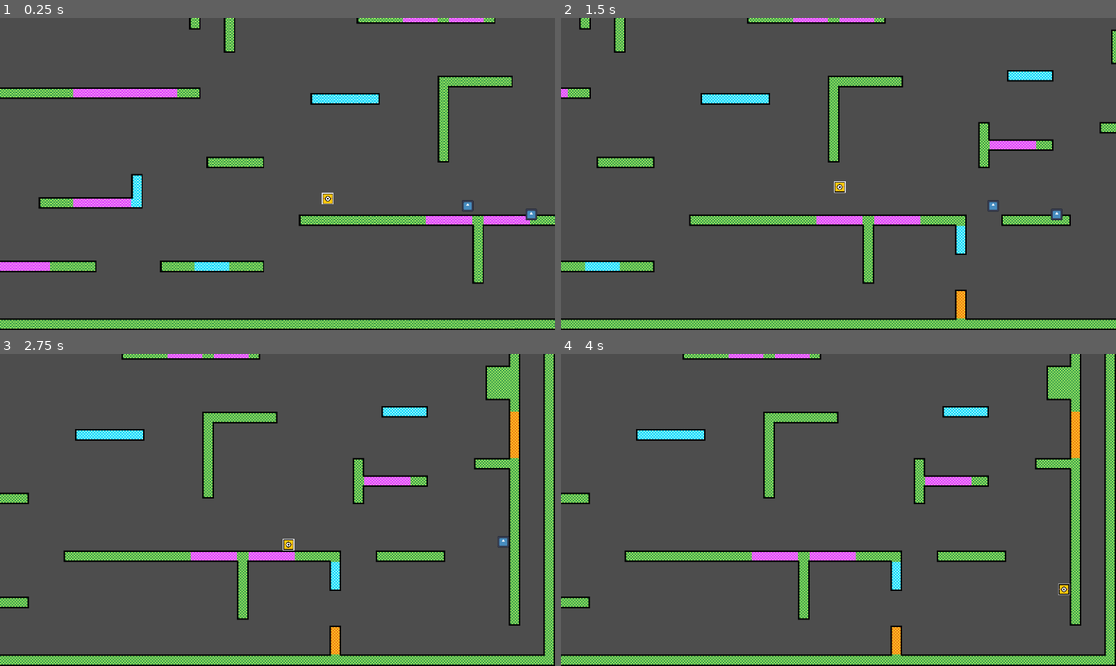
Above: before the commit, frames 1-4 (two rows, left to right).
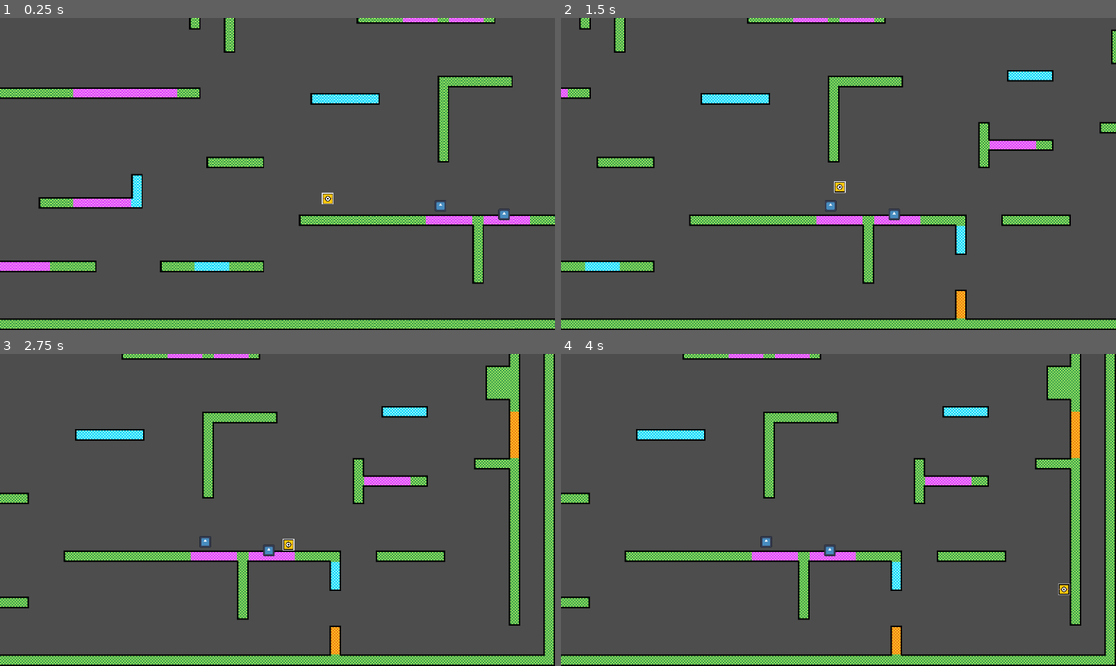
Above: after the commit, the same moments.

Repository: Someone71/Ori-Game
Game: Godot game, scene res://Scenes/OriGame.tscn
The game is run twice, just before and just after one commit, with the same random seed, the same clock (stepped at 60 frames per second) and the same inputs. The engine's default icon, where the game draws it, is replaced by a stand-in: a white triangle on a blue panel in a dark square.
Inputs (mouse positions are in pixels of both pictures, inside the frame that each line leads up to):
- Up to frame 1 (0.25 s): no input
- Up to frame 2 (1.5 s): move the mouse to (960, 158) at 0.52 s; hold D (right) from 0.53 s (still down); right-click (960, 158) at 0.6 s; tap Space (jump) at 0.77 s; move the mouse to (727, 189) at 1.27 s; click (727, 189) at 1.35 s
- Up to frame 3 (2.75 s): tap Space (jump) at 1.52 s; move the mouse to (333, 441) at 2.02 s; release D (right) at 2.03 s; hold A (left) from 2.03 s (still down); right-click (333, 441) at 2.1 s
- Up to frame 4 (4 s): move the mouse to (810, 572) at 2.77 s; release A (left) at 2.78 s; hold D (right) from 2.78 s (still down); click (810, 572) at 2.85 s; tap Space (jump) at 3.02, 3.77 s; move the mouse to (1005, 556) at 3.52 s; right-click (1005, 556) at 3.6 s

The runs differ from the first frame. In frame 1, 0.2% of the frame differs, in the area x 78-97%, y 58-65%; in frame 2, 0.2%; in frame 3, 0.2%; in frame 4, 0.1%.

Commit message:
Revert "Xiao Boy"
This reverts commit 06661c30ed5a67c31e0a35a9c858d5adcb82e3d5.

Diff:
--- a/Scenes/OriGame.tscn
+++ b/Scenes/OriGame.tscn
@@ -20,6 +20,8 @@
 
 [node name="Projectile" parent="." unique_id=121647500 instance=ExtResource("4_og7hn")]
 position = Vector2(1336, -344)
+mass = 3.0
 
 [node name="Projectile2" parent="." unique_id=1327722775 instance=ExtResource("4_og7hn")]
 position = Vector2(1512, -320)
+mass = 1.5
--- a/Scripts/projectileArea.gd
+++ b/Scripts/projectileArea.gd
@@ -1,32 +1,10 @@
 extends Area2D
 
-@export var speed : int = 400
-@export var launch_speed : int = 300
-@export var radius: float = 200.0
-@export var force:float = -600.0
-var direction : Vector2 = Vector2.ZERO
-var is_close: bool = false
-var player:CharacterBody2D = null
-
-func _ready() -> void:
-	player = get_tree().get_first_node_in_group("player");
-	direction = Vector2.RIGHT.rotated(rotation)
-	body_entered.connect(_on_body_entered)
+@export var speed : int = 200
+@export var mass = 1.0
+var direction : Vector2
 
 func _physics_process(delta: float) -> void:
-	if player:
-		var distance_to_player = global_position.distance_to(player.global_position)
-		if distance_to_player <= radius:
-			is_close = true
-
-	if is_close and player:
-		var target_direction = (player.global_position-global_position).normalized()
-		direction = direction.lerp(target_direction, 6.0*delta)
-		position +=direction*speed*delta
-	else:
-		global_position += direction*launch_speed*delta
-func _on_body_entered(body:Node2D)->void:
-	if body.is_in_group("player"):
-		if body.has_method("projectile_bounce"):
-			body.projectile_bounce(force)
-		queue_free()
+	pass
+	#direction = Vector2.RIGHT.rotated(rotation)
+	#global_position += direction * speed * delta
